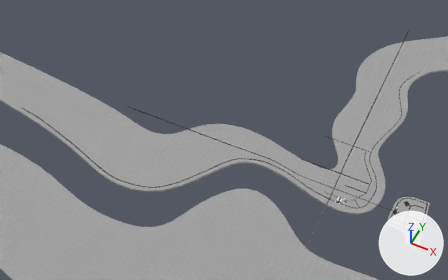
The Blender file .src/models/mapnew.blend as it was, and as the next commit left it.
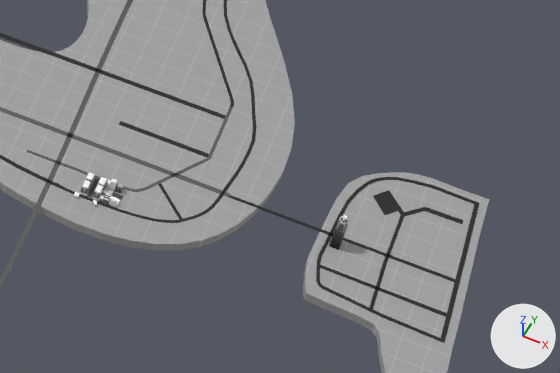
Each version is shown whole from a 50 mm camera at (121.0, -760.0, 1000.0) aimed at (-308.0, 98.0, -72.0), then close up on the part from 71% to 100% of the width and 56% to 87% of the height. Arrows for +X, +Y and +Z are at lower right; the lights stay in place.

Objects in the first close-up: 'BuildingRusticA', 'Hospital', 'MapGround', 'MapRoads', 'SkyscraperGroupA'.
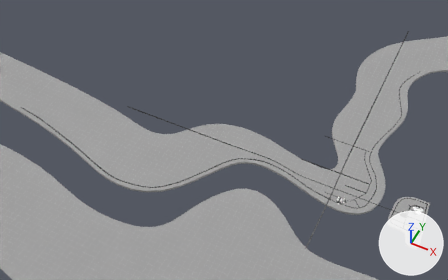
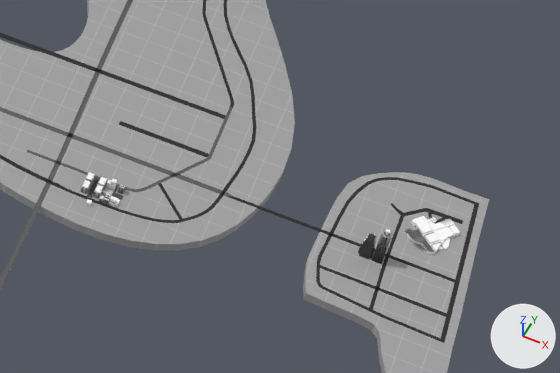
Where the change shows, as pixel boxes [x1, y1, x2, y2] in the close-ups (560 x 373 px):
'MapRoads', reshaped: before [0, 0, 480, 343]; after [0, 0, 479, 343]
'Hospital', reshaped, moved, turned: before [92, 200, 97, 206]; after [405, 216, 460, 254]
'SkyscraperGroupA', deleted: before [329, 215, 349, 250]
'Skyscraper', added: after [372, 229, 392, 264]
'Skyscraper.001', added: after [358, 232, 376, 259]
'BuildingRusticA', moved: before [74, 192, 80, 199]; after [86, 199, 92, 206]
part 1 of me_roadmesh, added: after [428, 212, 446, 224]
part 2 of me_roadmesh, built on: before [373, 190, 463, 224]; after [391, 203, 463, 224]
part 3 of me_hospitalmesh, built on: before [92, 200, 97, 206]; after [405, 216, 460, 254]

Edits to the bpy script that builds the scene:
```text
Change me_roadmesh:
    used by ob_maproads; location = (-2.5, 3.9, 1.5)
    remove me_roadmesh.from_pydata(...)  # 481 vertices, 231 faces; spans x -732.0..164.0, y -159.0..580.0, z 0.0
    add me_roadmesh.from_pydata(...)  # 525 vertices, 251 faces; spans x -732.0..164.0, y -159.0..580.0, z 0.0
    me_roadmesh part 1: a new loose piece of 32 vertices spanning x 140.0..148.0, y 43.0..48.0, z 0.0, in mat_atlasmat
    me_roadmesh part 2: 6 vertices removed from x 115.0..138.0, y 38.0..52.0, z 0.0; 18 vertices added at x 123.0..139.0, y 42.0..50.0, z 0.0
Change me_hospitalmesh:
    used by ob_hospital; location = (1.1, -11.0, 2.4)
    remove me_hospitalmesh.from_pydata(...)  # 35 vertices, 24 faces; spans x -1.0..1.0, y -1.0..1.0, z -1.0..1.0
    add me_hospitalmesh.from_pydata(...)  # 262 vertices, 205 faces; spans x -8.89..10.18, y -10.08..12.26, z -1.13..2.01
    me_hospitalmesh part 3: 35 vertices removed from x -1.0..1.0, y -1.0..1.0, z -1.0..1.0; 262 vertices added at x -8.89..10.18, y -10.08..12.26, z -1.13..2.01
    me_hospitalmesh part 4: the surface is now shaded smooth
Add me_skyscrapergroupamesh_003:
    me_skyscrapergroupamesh_003.from_pydata(...)  # 160 vertices, 159 faces; spans x -3.1..3.1, y -1.8..2.8, z 0.0..17.9
    me_skyscrapergroupamesh_003.polygons.foreach_set('use_smooth', [True] * 159)
    me_skyscrapergroupamesh_003.materials.append(mat_atlasmat)
Add me_skyscrapergroupamesh_1:
    me_skyscrapergroupamesh_1.from_pydata(...)  # 394 vertices, 111 faces; spans x -0.1..2.3, y -2.3..0.0, z 0.0..23.5
    me_skyscrapergroupamesh_1.materials.append(mat_atlasmat)
Change ob_skyscraperneedle:
    remove ob_skyscraperneedle.parent = ob_skyscrapergroupa
Change ob_buildingrustica:
    ob_buildingrustica.location: (-7.8, -10.4, 2.4) -> (-1.4, -11.9, 2.5)
Change ob_hospital:
    ob_hospital.location: (1.1, -11.0, 2.4) -> (140.6, 40.9, 1.4)
    ob_hospital.rotation_euler: (0.0, 0.0, 0.0) -> (0.0, 0.0, -0.733)  # degrees (0, 0, 0) -> degrees (0, 0, -42)
Remove ob_skyscrapergroupa:
    ob_skyscrapergroupa = bpy.data.objects.new('SkyscraperGroupA', me_skyscrapergroupamesh)
    ob_skyscrapergroupa.location = (104.6, 16.3, 1.4)
    _m = ob_skyscrapergroupa.modifiers.new('Mirror', 'MIRROR')
    _m.use_axis = (True, True, False)
Add ob_skyscraper_001:
    ob_skyscraper_001 = bpy.data.objects.new('Skyscraper.001', me_skyscrapergroupamesh_003)
    ob_skyscraper_001.location = (118.0, 16.9, 1.4)
Add ob_skyscraper:
    ob_skyscraper = bpy.data.objects.new('Skyscraper', me_skyscrapergroupamesh_1)
    ob_skyscraper.location = (123.7, 17.4, 1.4)
    _m = ob_skyscraper.modifiers.new('Mirror', 'MIRROR')
    _m.use_axis = (True, True, False)
    _m.use_clip = True
```
